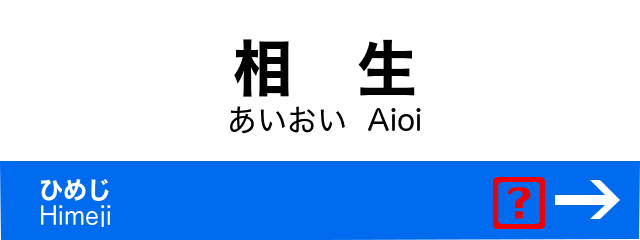
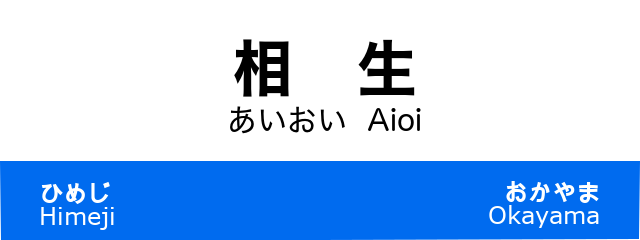
The second 640×240 image is a revision of the first. Changes to its layers:
added layer "後駅" above "前駅" over [left=489, top=181, right=599, bottom=228]
painted on "前駅" over [left=41, top=179, right=114, bottom=230]
hid "❓" over [left=493, top=177, right=583, bottom=229]
added layer "レイヤー コピー" above "レイヤー" over [left=41, top=177, right=620, bottom=230]
hid "レイヤー" over [left=41, top=177, right=620, bottom=230]
